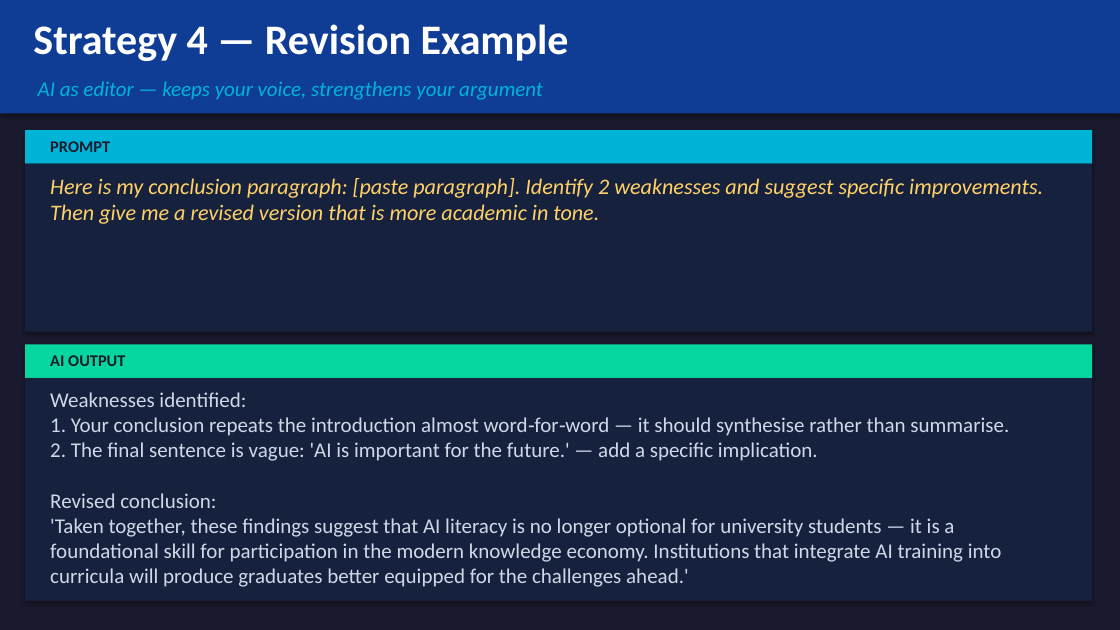
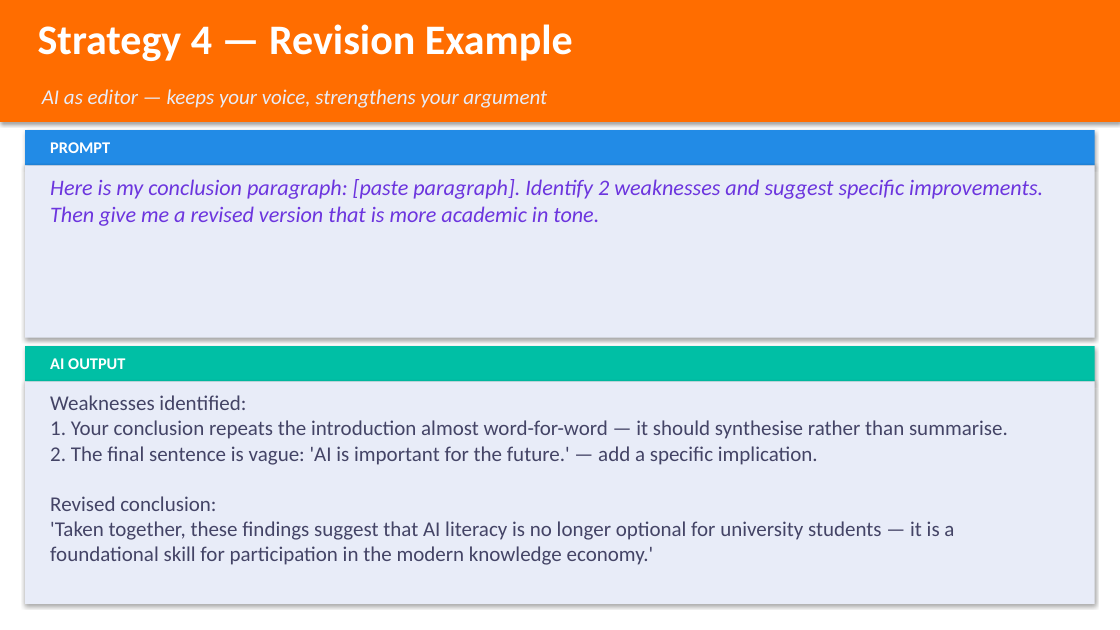
Before and after one commit to pegleg31/powerpoints, a slide deck: slide 27 of AI_Workshop_Presentation.pptx (slide 39 before the commit). Drawn at 1120x630 pixels with LibreOffice and Linux fonts; fonts in the diff are those of the drawing. Boxes give left, top, right and bottom in pixels: in the first picture for what was removed or moved away, otherwise in the second. Text is boxed around its words. In the diff, an @@ line names an element or a change of style, - is before the commit and + after.

```diff
--- a/AI_Workshop_Presentation.pptx
+++ b/AI_Workshop_Presentation.pptx
@@ background #1A1A2E to #FFFFFF @@
@@ rectangle: place and size @@
-rectangle at box(0, 0, 1120, 113)
+rectangle at box(0, 0, 1120, 122)
@@ rectangle at box(0, 0, 1120, 122): fill #0F3D96 to #FF6D00 @@
@@ text "Strategy 4 — Revision Example": place and size @@
-text "Strategy 4 — Revision Example" at box(33, 24, 569, 61)
+text "Strategy 4 — Revision Example" at box(38, 24, 573, 61)
@@ text "AI as editor — keeps ...": place and size @@
-text "AI as editor — keeps ..." at box(38, 81, 543, 100)
+text "AI as editor — keeps ..." at box(42, 89, 547, 108)
@@ text "AI as editor — keeps ..." at box(42, 89, 547, 108): text colour #00B4D8 to #E8ECF8 @@
@@ rectangle at box(25, 130, 1095, 166): fill #00B4D8 to #228BE6 @@
@@ text "PROMPT" at box(50, 142, 110, 153): text colour #1A1A2E to #FFFFFF @@
@@ rectangle at box(25, 166, 1095, 338): fill #16213E to #E8ECF8 @@
@@ rectangle: place and size @@
-rectangle at box(25, 164, 1092, 332)
+rectangle at box(25, 166, 1095, 338)
@@ text "Here is my conclusion paragraph: ..." at box(50, 179, 1043, 226): text colour #FFD166 to #6C35DE @@
@@ rectangle at box(25, 346, 1095, 381): fill #06D6A0 to #00BFA5 @@
@@ text "AI OUTPUT" at box(50, 358, 125, 369): text colour #1A1A2E to #FFFFFF @@
@@ rectangle at box(25, 381, 1095, 604): fill #16213E to #E8ECF8 @@
@@ text at box(50, 395, 1008, 565): text changed; text colour #D0D8E8 to #444466 @@
-Weaknesses identified:
-1. Your conclusion repeats the introduction almost word‑for‑word — it should synthesise rather than summarise.
-2. The final sentence is vague: 'AI is important for the future.' — add a specific implication.
-Revised conclusion:
-'Taken together, these findings suggest that AI literacy is no longer optional for university students — it is a foundational skill for participation in the modern knowledge economy. Institutions that integrate AI training into curricula will produce graduates better equipped for the challenges ahead.'
+Weaknesses identified:
+1. Your conclusion repeats the introduction almost word-for-word — it should synthesise rather than summarise.
+2. The final sentence is vague: 'AI is important for the future.' — add a specific implication.
+Revised conclusion:
+'Taken together, these findings suggest that AI literacy is no longer optional for university students — it is a foundational skill for participation in the modern knowledge economy.'
```
Also in this commit, not shown: 43 other slides changed, 12 slides removed, 1 other file.
